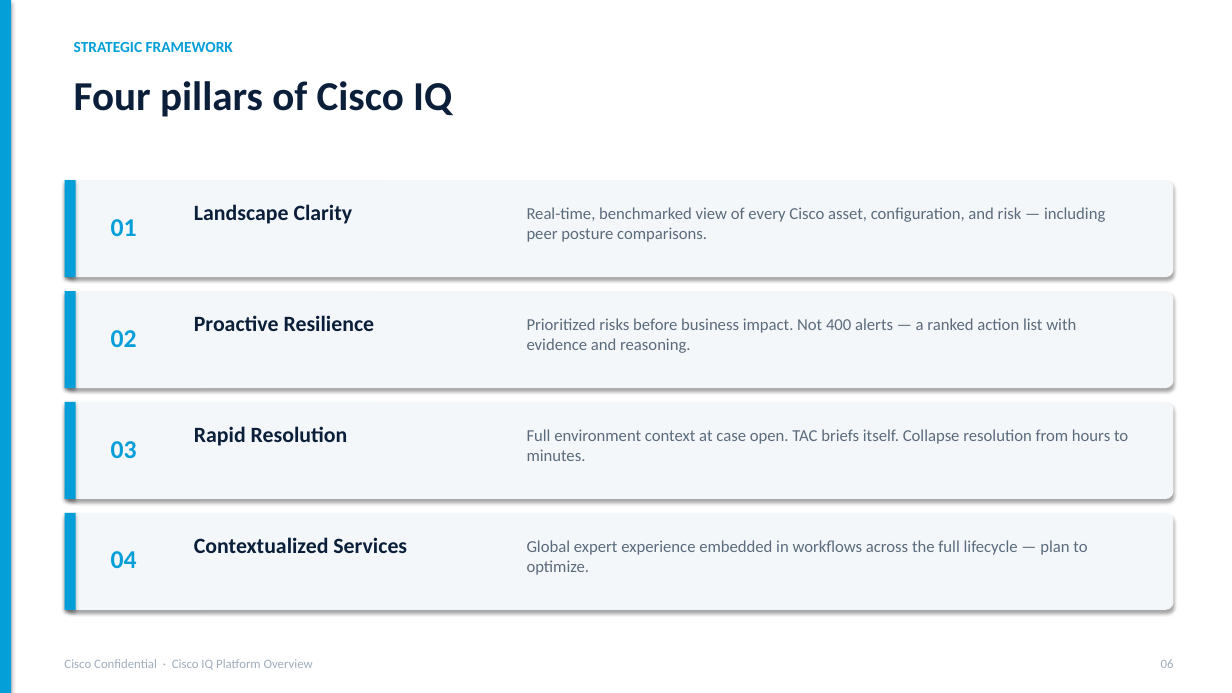
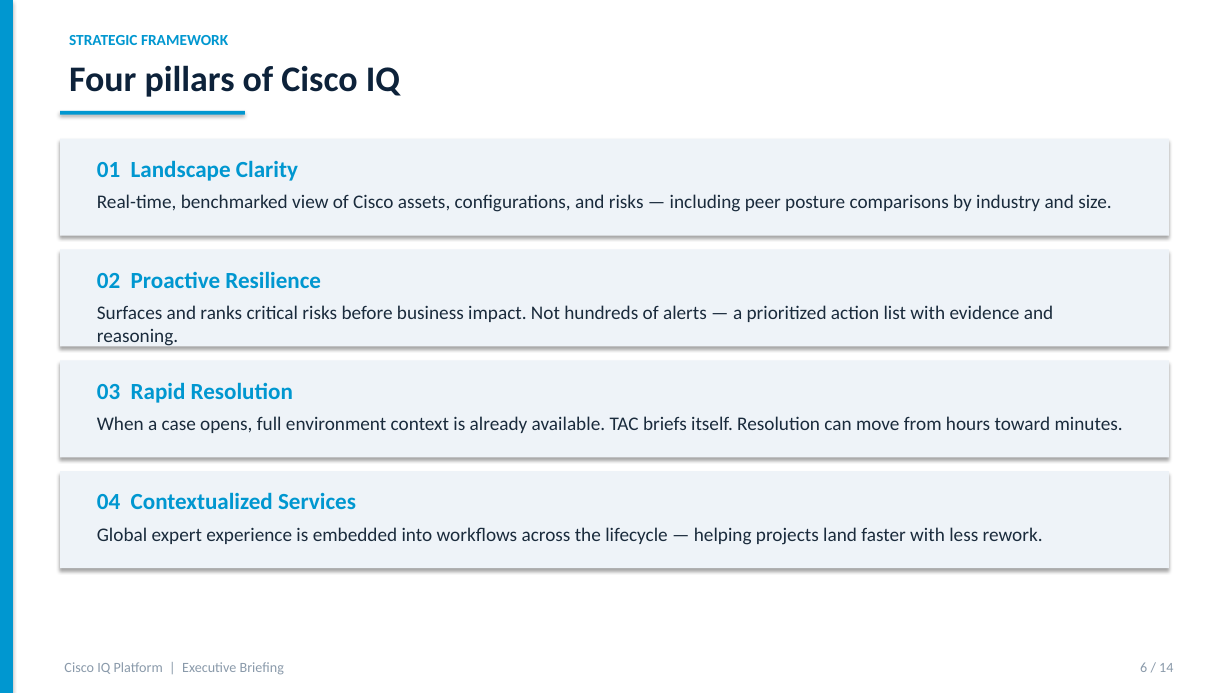
Before and after one commit to Ahmed-Nabhan/mindsparkle, a slide deck: slide 6 of docs/Cisco_IQ_Platform_Executive_Briefing.pptx. Drawn at 1232x693 pixels with LibreOffice and Linux fonts; fonts in the diff are those of the drawing. Boxes give left, top, right and bottom in pixels: in the first picture for what was removed or moved away, otherwise in the second. Text is boxed around its words. In the diff, an @@ line names an element or a change of style, - is before the commit and + after.

```diff
--- a/docs/Cisco_IQ_Platform_Executive_Briefing.pptx
+++ b/docs/Cisco_IQ_Platform_Executive_Briefing.pptx
@@ rectangle at box(0, 0, 13, 693): fill #049FD9 to #0097D0 @@
@@ text "STRATEGIC FRAMEWORK" at box(69, 35, 228, 45): text colour #049FD9 to #0097D0 @@
@@ text "Four pillars of Cisco IQ": place and size @@
-text "Four pillars of Cisco IQ" at box(74, 81, 452, 117)
+text "Four pillars of Cisco IQ" at box(69, 65, 400, 97)
@@ text "Four pillars of Cisco IQ" at box(69, 65, 400, 97): size 32 to 28 pt, text colour #0B1F3A to #0D223A @@
@@ rectangle added at box(60, 111, 245, 115), fill #0097D0 @@
@@ rectangle added at box(60, 139, 1169, 236), fill #EEF3F8 @@
@@ text at box(97, 160, 298, 181): text changed; size 20 to 18 pt; text colour #049FD9 to #0097D0 @@
-01
+01 Landscape Clarity
@@ rounded rectangle removed at box(65, 180, 1174, 277) @@
@@ rectangle removed at box(65, 180, 76, 277) @@
@@ text at box(97, 194, 1112, 212): text changed; size 13 to 15 pt; text colour #5B6B7C to #1A2B3C @@
-Real-time, benchmarked view of every Cisco asset, configuration, and risk — including peer posture comparisons.
+Real-time, benchmarked view of Cisco assets, configurations, and risks — including peer posture comparisons by industry and size.
@@ text removed at box(194, 204, 353, 224) @@
-Landscape Clarity
@@ rectangle added at box(60, 250, 1169, 347), fill #EEF3F8 @@
@@ rounded rectangle removed at box(65, 291, 1174, 388) @@
@@ rectangle removed at box(65, 291, 76, 388) @@
@@ text at box(97, 271, 321, 288): text changed; size 17 to 18 pt; text colour #0B1F3A to #0097D0 @@
-Proactive Resilience
+02 Proactive Resilience
@@ text at box(97, 305, 1053, 347): text changed; size 13 to 15 pt; text colour #5B6B7C to #1A2B3C @@
-Prioritized risks before business impact. Not 400 alerts — a ranked action list with evidence and reasoning.
+Surfaces and ranks critical risks before business impact. Not hundreds of alerts — a prioritized action list with evidence and reasoning.
@@ text removed at box(111, 330, 137, 347) @@
-02
@@ rectangle added at box(60, 360, 1169, 457), fill #EEF3F8 @@
@@ text at box(97, 382, 293, 403): text changed; size 17 to 18 pt; text colour #0B1F3A to #0097D0 @@
-Rapid Resolution
+03 Rapid Resolution
@@ rectangle removed at box(65, 402, 76, 499) @@
@@ text at box(97, 416, 1123, 433): text changed; size 13 to 15 pt; text colour #5B6B7C to #1A2B3C @@
-Full environment context at case open. TAC briefs itself. Collapse resolution from hours to minutes.
+When a case opens, full environment context is already available. TAC briefs itself. Resolution can move from hours toward minutes.
@@ text removed at box(111, 441, 137, 458) @@
-03
@@ rectangle: place and size @@
-rectangle at box(65, 402, 1174, 499)
+rectangle at box(60, 471, 1169, 568)
@@ rectangle at box(60, 471, 1169, 568): rounded rectangle to rectangle; fill #F4F7FA to #EEF3F8 @@
@@ text at box(97, 492, 356, 509): text changed; size 17 to 18 pt; text colour #0B1F3A to #0097D0 @@
-Contextualized Services
+04 Contextualized Services
@@ rounded rectangle removed at box(65, 513, 1174, 610) @@
@@ rectangle removed at box(65, 513, 76, 610) @@
@@ text at box(97, 527, 1043, 545): text changed; size 13 to 15 pt; text colour #5B6B7C to #1A2B3C @@
-Global expert experience embedded in workflows across the full lifecycle — plan to optimize.
+Global expert experience is embedded into workflows across the lifecycle — helping projects land faster with less rework.
@@ text removed at box(111, 551, 137, 568) @@
-04
@@ text removed at box(1161, 659, 1174, 668) @@
-06
@@ text at box(64, 662, 284, 675): text changed; size 10 to 11 pt; text colour #A0AEBC to #8A9AAA @@
-Cisco Confidential · Cisco IQ Platform Overview
+Cisco IQ Platform | Executive Briefing
@@ text added at box(1140, 662, 1173, 672), 11 pt, text #8A9AAA @@
+6 / 14
```
Also in this commit, not shown: 13 other slides changed, 5 other files.
